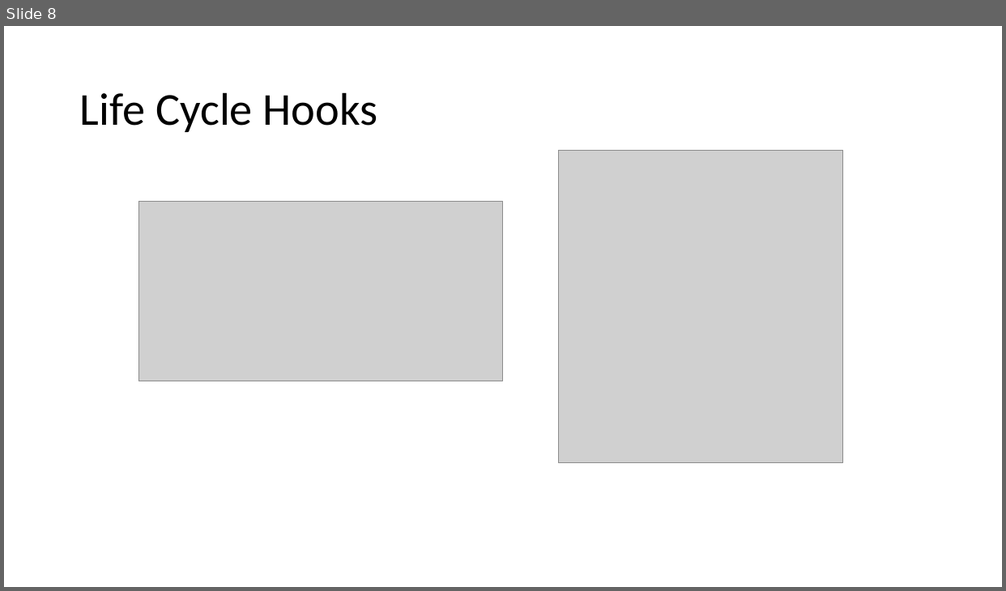
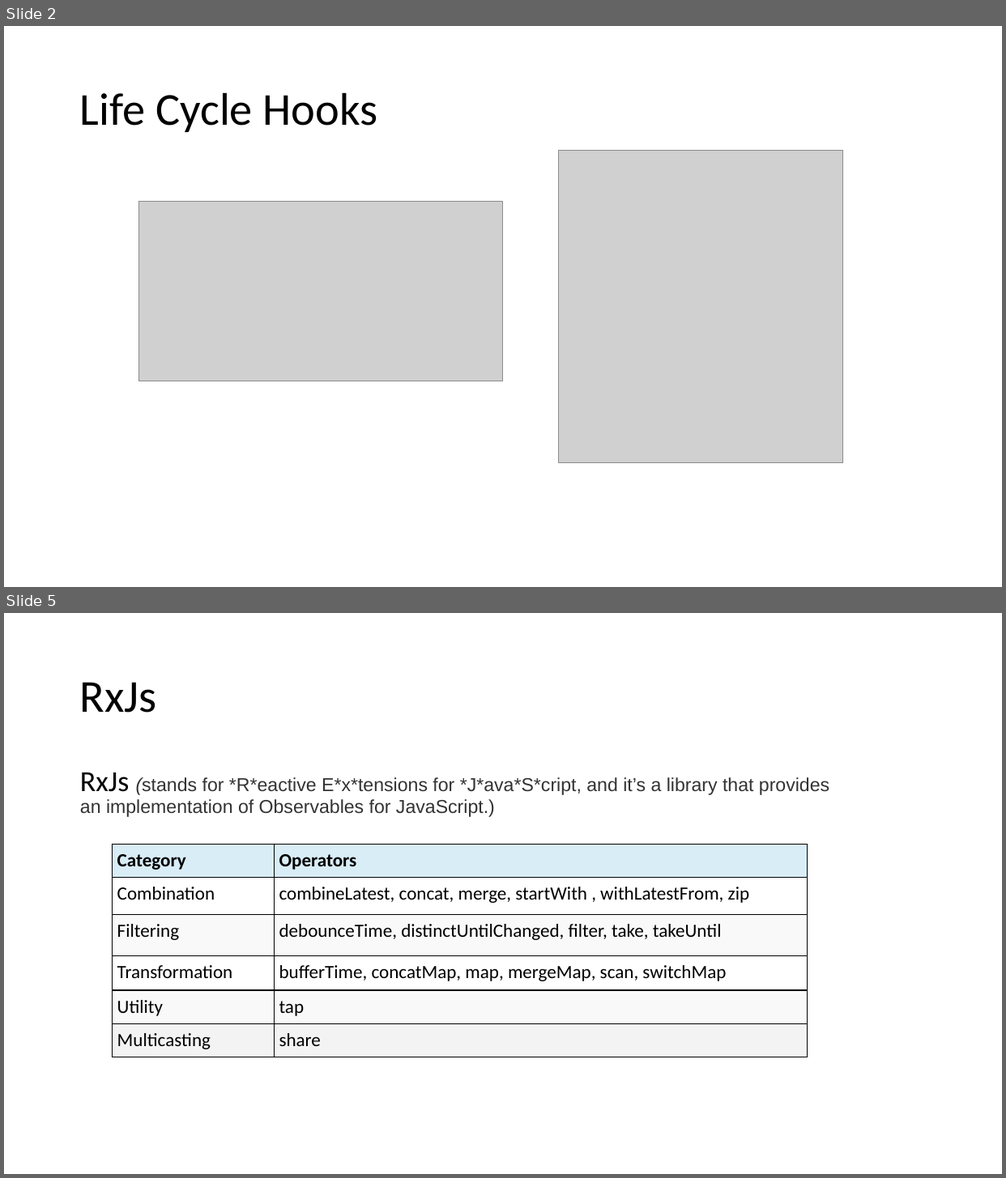
Before and after one commit to sitaramgarlapati/angularDemo, a slide deck: slides/Ang Sessions 2.pptx. Shown one above the other, each under a label of ours: slide 8 before the commit, slides 2 and 5 after it; the slides between them are not shown. The pictures are 1006x591 and 1006x1178 pixels, drawn with LibreOffice and Linux fonts; fonts in the diff are those of the drawing; grey boxes stand for pictures. Boxes give left, top, right and bottom in pixels: in the first picture for what was removed or moved away, otherwise in the second. Text is boxed around its words. In the diff, an @@ line names an element or a change of style, - is before the commit and + after.

```diff
--- a/slides/Ang Sessions 2.pptx
+++ b/slides/Ang Sessions 2.pptx
@@ slide 5 added at (4, 613, 1002, 1174), background #FFFFFF @@
@@ title added at (80, 682, 157, 713), 44 pt, text #000000 @@
+RxJs
@@ text added at (80, 773, 829, 817), 18 pt, text #333333 @@
+RxJs (stands for *R*eactive E*x*tensions for *J*ava*S*cript, and it’s a library that provides an implementation of Observables for JavaScript.)
@@ table added at (113, 845, 808, 1058), 6 rows, 2 columns @@
+Category | Operators
+Combination | combineLatest, concat, merge, startWith , withLatestFrom, zip
+Filtering | debounceTime, distinctUntilChanged, filter, take, takeUntil
+Transformation | bufferTime, concatMap, map, mergeMap, scan, switchMap
+Utility | tap
+Multicasting | share
@@ what was slide 8 is now slide 2 @@
```
Also in this commit, not shown: 5 slides changed, 9 other slides added, 10 slides removed, 17 other files.
